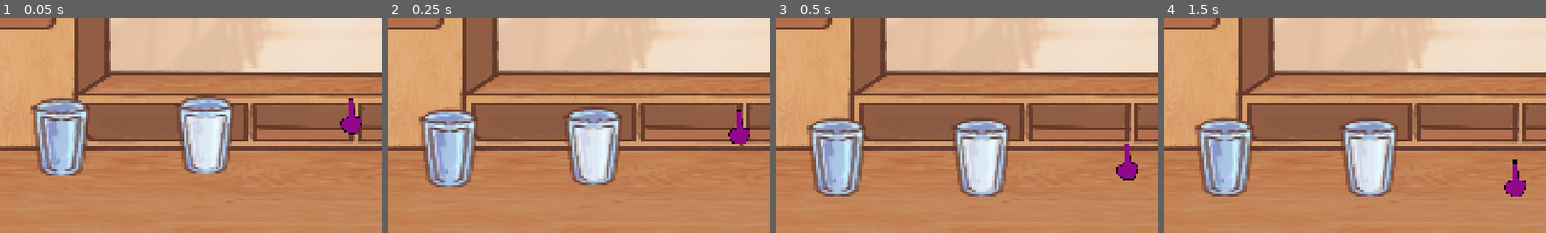
Above: before the commit, frames 1-4 (left to right).
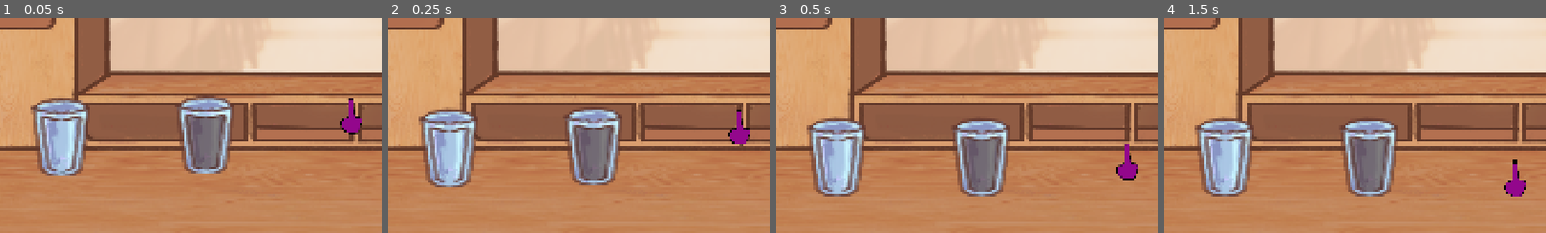
Above: after the commit, the same moments.

Repository: sanicatthedisco/brewing
Game: Godot game, scene res://main.tscn
Two runs of this game, one before a commit and one after it. Both use one fixed random seed, a clock stepped at 60 frames per second and the inputs below.
Inputs (mouse positions are % of the whole screen's width and height, from its top left):
- Up to frame 1 (0.05 s): no input
- Up to frame 2 (0.25 s): no input
- Up to frame 3 (0.5 s): no input
- Up to frame 4 (1.5 s): tap Enter at 0.5 s; move the mouse to (72, 45) at 0.52 s; click (72, 45) at 0.67 s; tap Space at 0.77, 1.25 s; drag from (30, 55) to (37, 82) at 1.27 s
The pictures show only the part of the screen within x 10-60%, y 50-100%; the shares and areas given below are measured in that part.

The runs differ from the first frame. In frame 1, 2.0% of the frame differs, in the area x 15-59%, y 45-73%; in frame 2, 2.0%; in frame 3, 2.0%; in frame 4, 2.0%.

Commit message:
liquid mixing

Diff:
--- a/Objects/Containers/ingredient_container.gd
+++ b/Objects/Containers/ingredient_container.gd
@@ -8,6 +8,7 @@
 signal overflow(ing: Ingredient, amount: float)
 
 var contents: Dictionary[Ingredient, float]
+var content_color: Color
 @export var capacity: float
 @export var fill: float
 
@@ -16,7 +17,7 @@
 func _ready():
 	super()
 	internal_stream.visible = false
-	add_ingredient(Ingredients.WATER, 8)
+	add_ingredient(Ingredients.ESPRESSO, 8)
 
 func add_ingredient(ing: Ingredient, amount: float) -> void:
 	if ing not in contents:
@@ -39,16 +40,30 @@
 func _pour_out_contents(amount: float) -> bool:
 	if amount > fill:
 		return false
+	return true
+
+func _fill_target(target: IngredientContainer, delta: float):
 	for ing in contents:
-		remove_ingredient(ing, amount)
-	return true
+		var weighted_amount := fill_rate * delta * contents[ing] / fill
+		remove_ingredient(ing, weighted_amount)
+		target.add_ingredient(ing, weighted_amount)
+		print(ing.name, weighted_amount)
 
 func _update_fill() -> void:
 	fill = 0
-	for ingredient in contents:
-		if ingredient.state == Ingredient.State.LIQUID:
-			fill += contents[ingredient]
+	var colors: Array[Color]
+	var weights: Array[float]
+	for ing in contents:
+		if ing.state == Ingredient.State.LIQUID:
+			fill += contents[ing]
+			colors.append(ing.color)
+			weights.append(contents[ing] * ing.color_mult)
 
+		content_color = mix_rgb(colors, weights)
+
+	liquid.color = content_color
+	stream.default_color = content_color
+	internal_stream.default_color = content_color
 	_update_liquid()
 
 #region Liquid rendering
@@ -70,3 +85,64 @@
 func get_global_mask_top_y():
 	return mask.to_global(mask.get_rect().position).y + 20
 #endregion
+
+static func ryb_to_rgb(ryb: Vector3) -> Color:
+	var r := ryb.x
+	var y := ryb.y
+	var b := ryb.z
+	# Corner colors of the RYB cube (Gosset-Chen)
+	var c000 := Vector3(1, 1, 1)
+	var c100 := Vector3(1, 0, 0)
+	var c010 := Vector3(1, 1, 0)
+	var c110 := Vector3(1, 0.5, 0)
+	var c001 := Vector3(0.163, 0.373, 0.6)
+	var c101 := Vector3(0.5, 0, 0.5)
+	var c011 := Vector3(0, 0.66, 0.2)
+	var c111 := Vector3(0.2, 0.094, 0)
+	var c00 := c000.lerp(c100, r)
+	var c01 := c001.lerp(c101, r)
+	var c10 := c010.lerp(c110, r)
+	var c11 := c011.lerp(c111, r)
+	var c0 := c00.lerp(c10, y)
+	var c1 := c01.lerp(c11, y)
+	var c := c0.lerp(c1, b)
+	return Color(c.x, c.y, c.z)
+
+static func rgb_to_ryb(c: Color) -> Vector3:
+	var r := c.r
+	var g := c.g
+	var b := c.b
+	var w := minf(r, minf(g, b))
+	r -= w; g -= w; b -= w
+	var mg := maxf(r, maxf(g, b))
+	var y := minf(r, g)
+	r -= y; g -= y
+	if b > 0.0 and g > 0.0:
+		b /= 2.0; g /= 2.0
+	y += g
+	b += g
+	var my := maxf(r, maxf(y, b))
+	if my > 0.0:
+		var n := mg / my
+		r *= n; y *= n; b *= n
+	return Vector3(r, y, b)
+
+static func mix_rgb(colors: Array, weights: Array) -> Color:
+	var ryb_sum := Vector3.ZERO
+	var ryb_total := 0.0
+	var v_sum := 0.0
+	var total := 0.0
+	for i in colors.size():
+		var c: Color = colors[i]
+		var v := maxf(c.r, maxf(c.g, c.b))
+		if v > 0.0:
+			var base := Color(c.r / v, c.g / v, c.b / v)
+			ryb_sum += rgb_to_ryb(base) * (weights[i] * v)
+			ryb_total += weights[i] * v
+		v_sum += v * weights[i]
+		total += weights[i]
+	if total <= 0.0 or ryb_total <= 0.0:
+		return Color.BLACK
+	var result := ryb_to_rgb(ryb_sum / ryb_total)
+	var v_mix := v_sum / total
+	return Color(result.r * v_mix, result.g * v_mix, result.b * v_mix)
--- a/Objects/Ingredients/Pourable/Pourable.tscn
+++ b/Objects/Ingredients/Pourable/Pourable.tscn
@@ -8,8 +8,8 @@
 
 [node name="Pourable" unique_id=804989589 instance=ExtResource("1_base")]
 script = ExtResource("1_wy2w8")
-pour_angle = null
-upright_angle = null
+pour_angle = -90.0
+upright_angle = 0.0
 
 [node name="Stream" type="Line2D" parent="." index="3" unique_id=433070587]
 top_level = true
--- a/Objects/Ingredients/Pourable/pourable.gd
+++ b/Objects/Ingredients/Pourable/pourable.gd
@@ -3,6 +3,7 @@
 
 @export var pour_angle := -90.0
 @export var upright_angle := 0.0
+var ingredient: Ingredient = Ingredients.WATER
 var fill_rate := 3
 
 var pouring := false
@@ -29,8 +30,9 @@
 			if abs(rotation_degrees) > abs(pour_angle) * 0.8:
 				if _pour_out_contents(fill_rate * delta):
 					pour_target.update_stream(spout.global_position)
+					_fill_target(pour_target, delta)
 					_update_stream()
-					pour_target.add_ingredient(Ingredients.WATER, fill_rate * delta)
+
 		else:
 			rotation = lerp_angle(rotation, upright_angle, 0.1)
 
@@ -45,6 +47,8 @@
 func _pour_out_contents(amount: float) -> bool:
 	return true
 
+func _fill_target(target: IngredientContainer, delta: float):
+	target.add_ingredient(ingredient, fill_rate * delta)
 
 func _begin_pouring(target: IngredientContainer):
 	pouring = true
@@ -57,7 +61,7 @@
 
 func _end_pouring():
 	if (pour_target != null):
-		pour_target.stream.visible = false
+		pour_target.internal_stream.visible = false
 	pouring = false
 	pour_target = null
 	stream.clear_points()
@@ -65,7 +69,6 @@
 
 func _on_area_entered(area: Area2D):
 	if area.name == "PourZone" and not is_ancestor_of(area) and dragging:
-		print("hi")
 		_begin_pouring(area.get_parent())
 
 func _on_area_exited(area):
--- a/Resources/Ingredients/ingredient.gd
+++ b/Resources/Ingredients/ingredient.gd
@@ -5,8 +5,10 @@
 var name: String
 var state: State
 var color: Color
+var color_mult: float
 
-func _init(p_name: String, p_state: State, p_color: Color) -> void:
+func _init(p_name: String, p_state: State, p_color: Color, p_color_mult: float = 1.0) -> void:
 	name = p_name
 	state = p_state
 	color = p_color
+	color_mult = p_color_mult
--- a/Resources/Ingredients/ingredients.gd
+++ b/Resources/Ingredients/ingredients.gd
@@ -1,5 +1,5 @@
 class_name Ingredients
 
 static var WATER := Ingredient.new("Water", Ingredient.State.LIQUID, Color.ALICE_BLUE)
-static var ESPRESSO := Ingredient.new("Espresso", Ingredient.State.LIQUID, Color.SADDLE_BROWN)
+static var ESPRESSO := Ingredient.new("Espresso", Ingredient.State.LIQUID, Color("4E312D"), 5.0)
 static var SUGAR := Ingredient.new("Sugar", Ingredient.State.POWDER, Color.WHITE)
